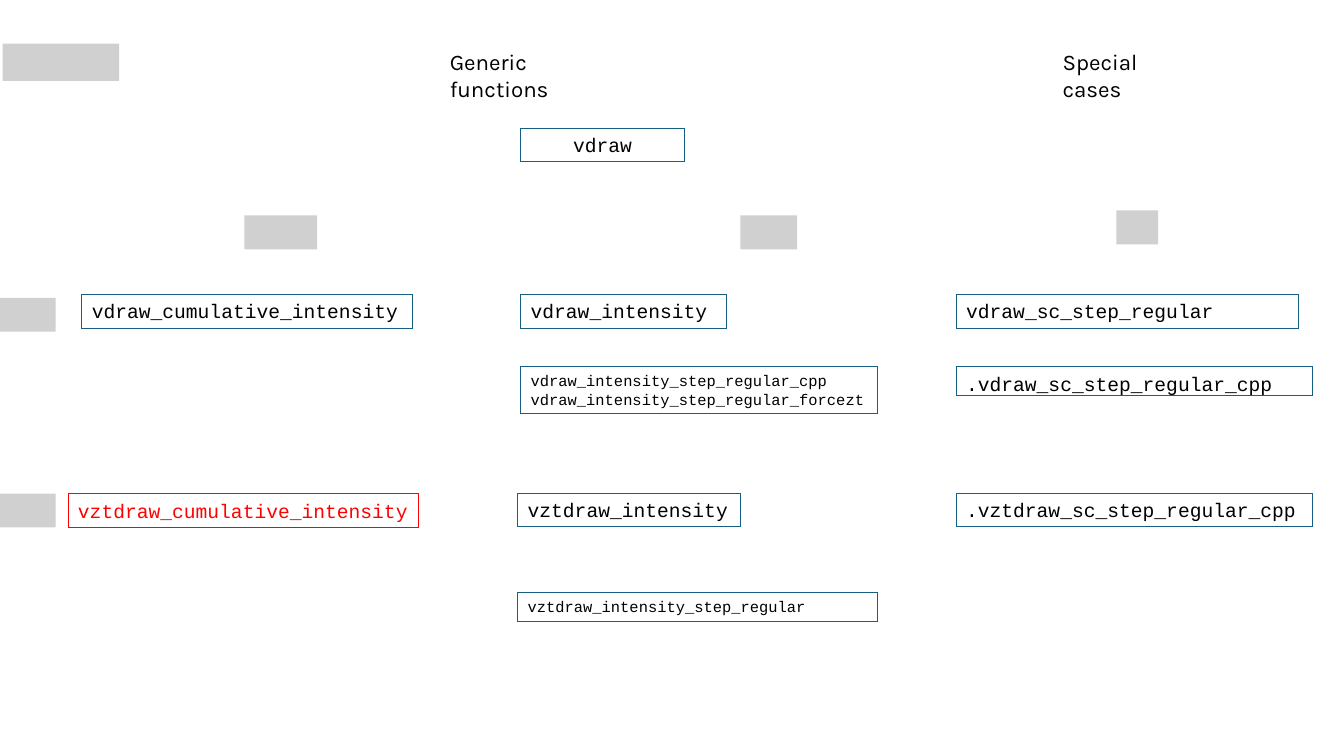
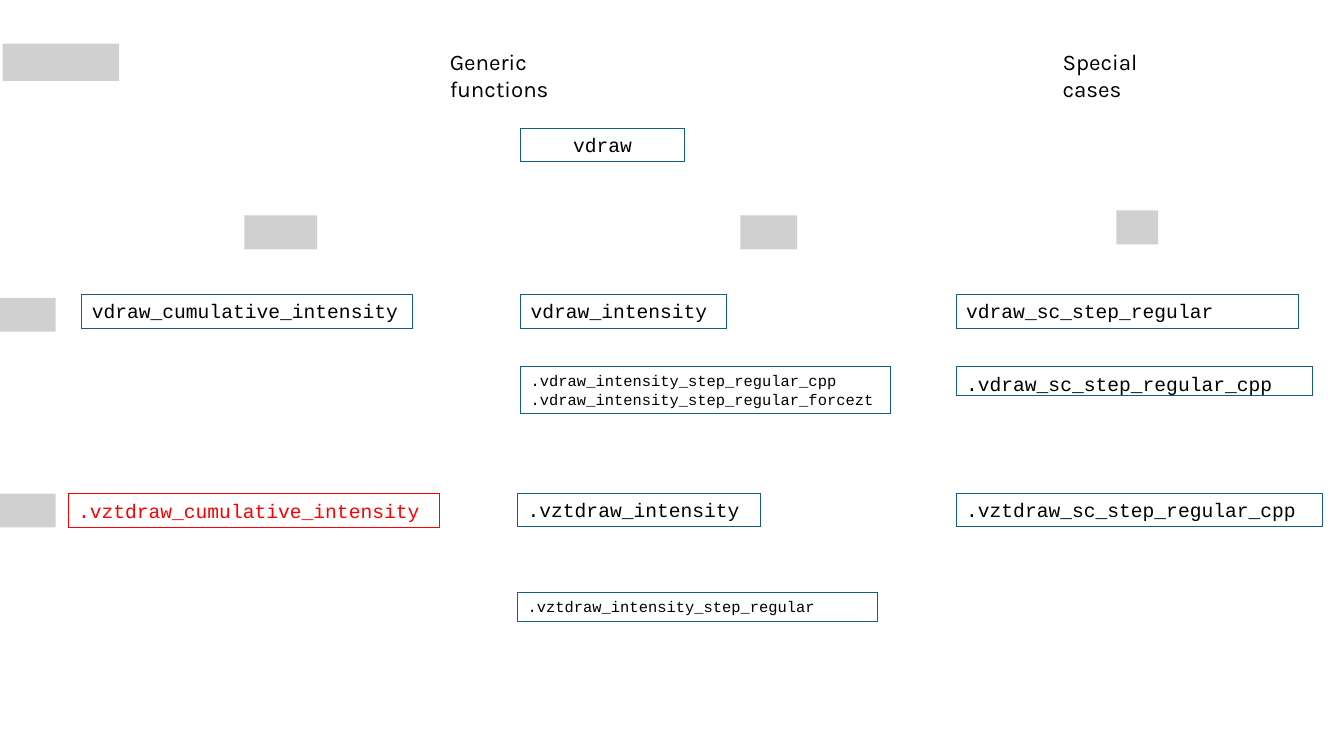
Before and after one commit to bladder-ca/nhppp, a slide deck: slide 1 of vignettes/figures/organization.pptx. Drawn at 1344x756 pixels with LibreOffice and Linux fonts; fonts in the diff are those of the drawing; grey boxes stand for pictures. Boxes give left, top, right and bottom in pixels: in the first picture for what was removed or moved away, otherwise in the second. Text is boxed around its words. In the diff, an @@ line names an element or a change of style, - is before the commit and + after.

```diff
--- a/vignettes/figures/organization.pptx
+++ b/vignettes/figures/organization.pptx
@@ rectangle ".vdraw_intensity_step_regular_cpp": place and size @@
-rectangle ".vdraw_intensity_step_regular_cpp" at [521,367,878,414]
+rectangle ".vdraw_intensity_step_regular_cpp" at [521,367,891,414]
@@ text in rectangle at [531,375,874,409]: text changed @@
-vdraw_intensity_step_regular_cpp
-vdraw_intensity_step_regular_forcezt
+.vdraw_intensity_step_regular_cpp
+.vdraw_intensity_step_regular_forcezt
@@ rectangle ".vztdraw_cumulative_intensity": place and size @@
-rectangle ".vztdraw_cumulative_intensity" at [69,494,419,528]
+rectangle ".vztdraw_cumulative_intensity" at [69,494,441,528]
@@ text in rectangle at [78,504,419,522]: text changed @@
-vztdraw_cumulative_intensity
+.vztdraw_cumulative_intensity
@@ rectangle ".vztdraw_intensity": place and size @@
-rectangle ".vztdraw_intensity" at [518,493,741,527]
+rectangle ".vztdraw_intensity" at [518,493,760,527]
@@ text in rectangle at [528,503,740,521]: text changed @@
-vztdraw_intensity
+.vztdraw_intensity
@@ rectangle ".vztdraw_sc_step_regular_cpp": place and size @@
-rectangle ".vztdraw_sc_step_regular_cpp" at [957,493,1314,527]
+rectangle ".vztdraw_sc_step_regular_cpp" at [957,493,1324,527]
@@ text in rectangle at [528,601,815,616]: text changed @@
-vztdraw_intensity_step_regular
+.vztdraw_intensity_step_regular
```
Also in this commit, not shown: 1 other file.
